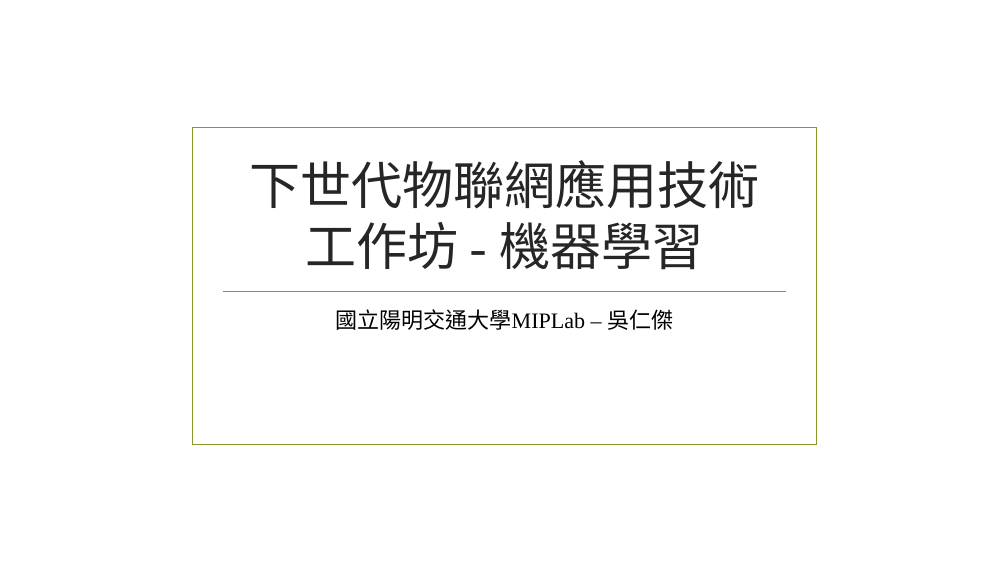
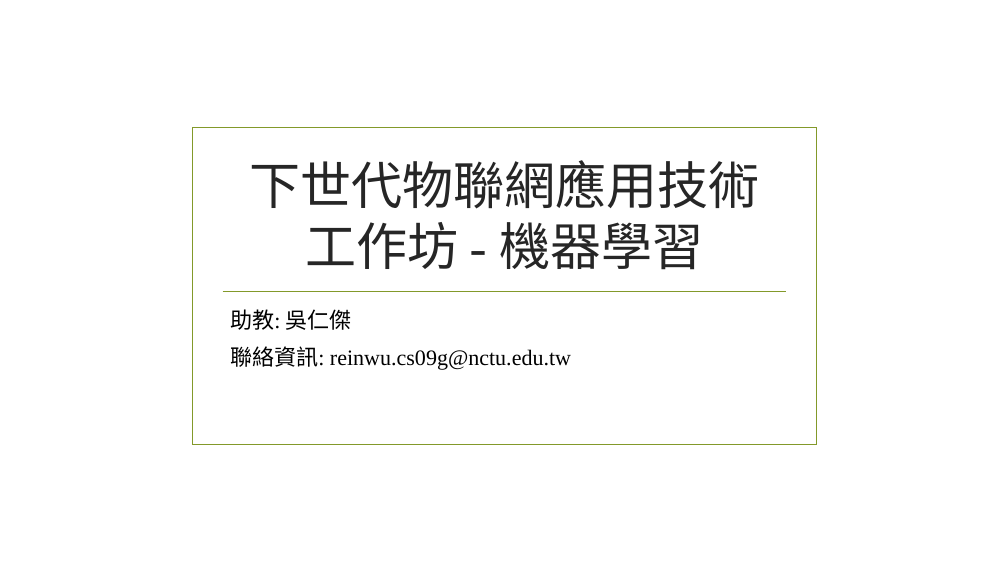
Before and after one commit to gama79530/ML_workshop, a slide deck: slide 1 of ML_workshop.pptx. Drawn at 1008x567 pixels with LibreOffice and Linux fonts; fonts in the diff are those of the drawing; background and template pictures are left out. Boxes give left, top, right and bottom in pixels: in the first picture for what was removed or moved away, otherwise in the second. Text is boxed around its words. In the diff, an @@ line names an element or a change of style, - is before the commit and + after.

```diff
--- a/ML_workshop.pptx
+++ b/ML_workshop.pptx
@@ subtitle at (230, 309, 571, 370): text changed @@
-國立陽明交通大學MIPLab – 吳仁傑
+助教: 吳仁傑
+聯絡資訊: reinwu.cs09g@nctu.edu.tw
```
Also in this commit, not shown: 1 other slide changed, 2 other files.
